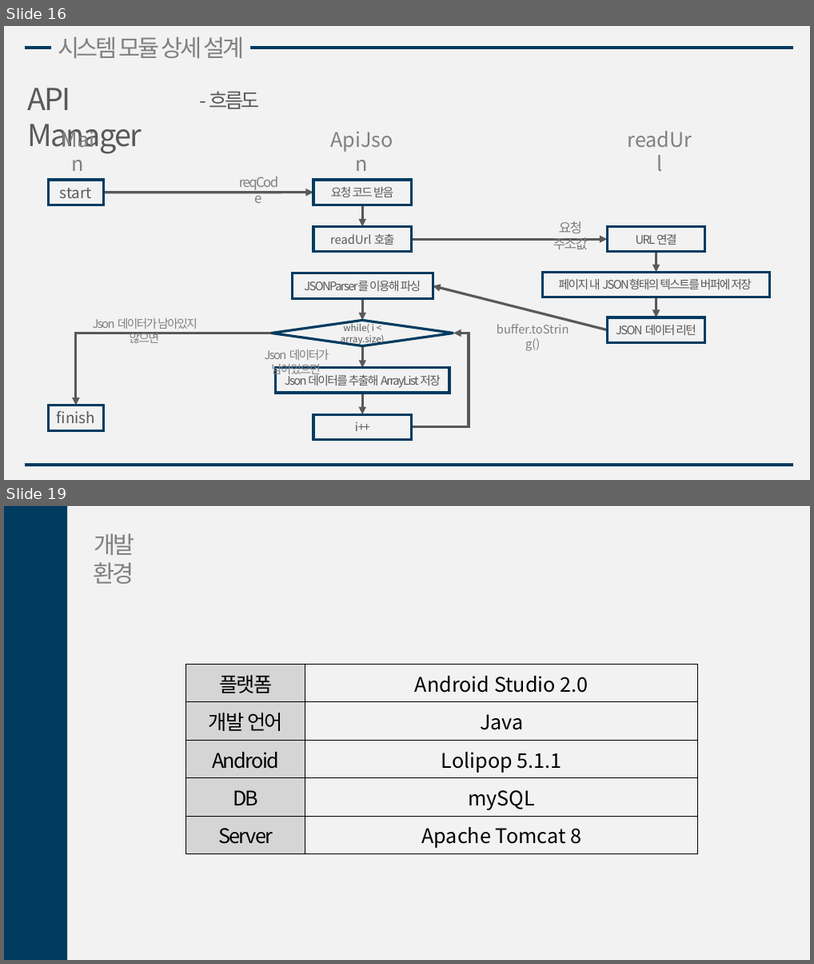
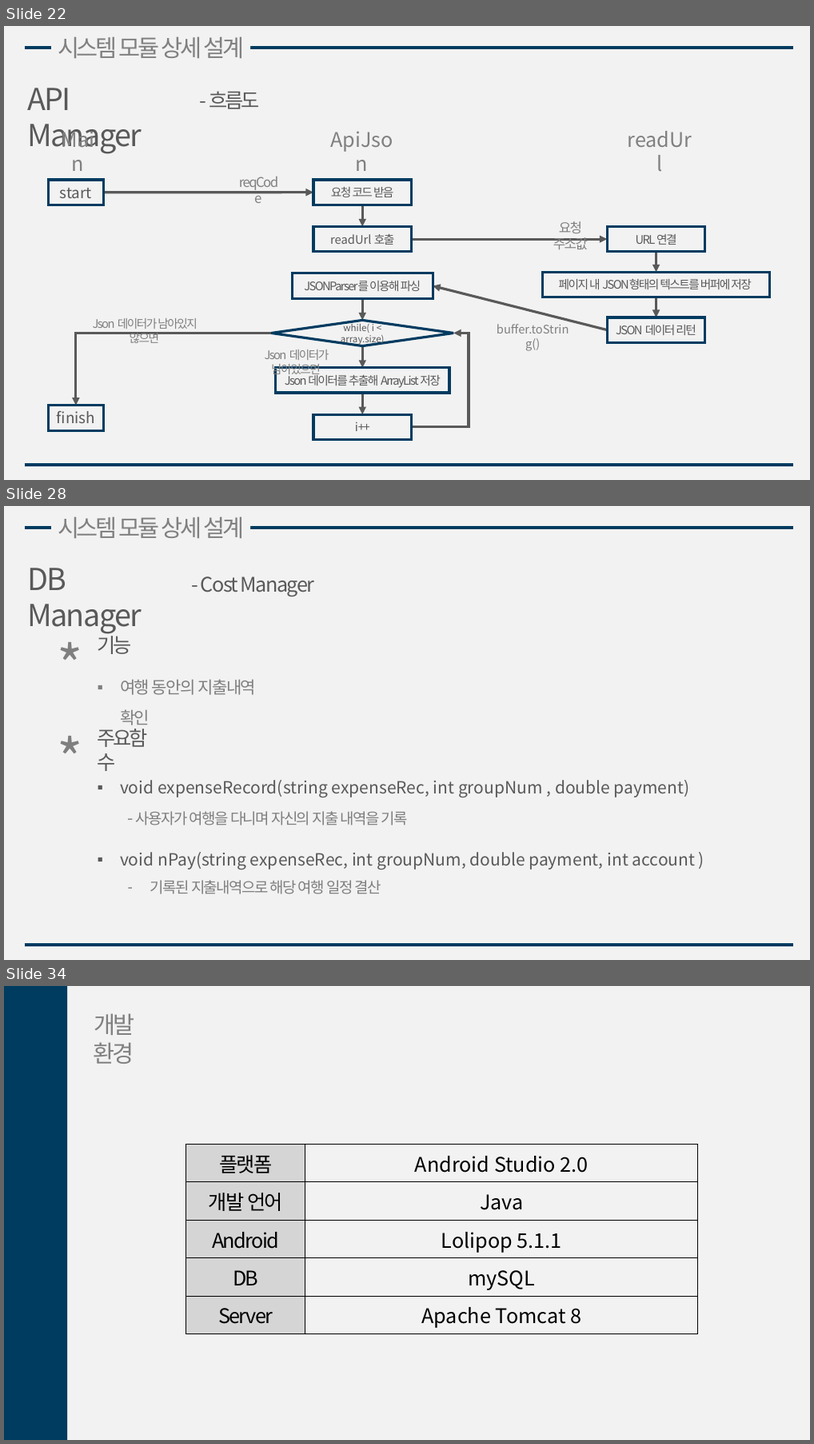
Before and after one commit to gmlrud1211/project, a slide deck: document/설계서.pptx. Shown one above the other, each under a label of ours: slides 16 and 19 before the commit, slides 22, 28 and 34 after it; the slides between them are not shown. The pictures are 814x964 and 814x1444 pixels, drawn with LibreOffice and Linux fonts; fonts in the diff are those of the drawing. Boxes give left, top, right and bottom in pixels: in the first picture for what was removed or moved away, otherwise in the second. Text is boxed around its words. In the diff, an @@ line names an element or a change of style, - is before the commit and + after.

Commit message:
2차 설계서

```diff
--- a/document/설계서.pptx
+++ b/document/설계서.pptx
@@ slide 28 added at [4,506,810,960], background #F2F2F2 @@
@@ line added from (25, 527) to (794, 527), #003B60 4 pt @@
@@ text added at [58,517,244,538], 28 pt, text #808080 @@
+시스템 모듈 상세 설계
@@ text added at [27,568,142,634], 36 pt, text #595959 @@
+DB Manager
@@ text added at [201,576,314,596], 24 pt, text #595959 @@
+- Cost Manager
@@ text added at [52,628,107,701], 66 pt, text #7F7F7F @@
+*
@@ text added at [98,632,132,654], 24 pt, text #595959 @@
+기능
@@ text added at [120,679,257,725], 20 pt, text #7F7F7F @@
+▪ 여행 동안의 지출내역 확인
@@ text added at [52,721,107,750], 66 pt, text #7F7F7F @@
+*
@@ text added at [98,724,148,771], 24 pt, text #595959 @@
+주요함수
@@ text added at [120,780,690,825], 20 pt, text #595959 @@
+▪ void expenseRecord(string expenseRec, int groupNum , double payment)
+  - 사용자가 여행을 다니며 자신의 지출 내역을 기록
@@ text added at [120,852,696,894], 20 pt, text #595959 @@
+▪ void nPay(string expenseRec, int groupNum, double payment, int account )
+  – 기록된 지출내역으로 해당 여행 일정 결산
@@ line added from (25, 944) to (794, 944), #003B60 4 pt @@
@@ what was slide 16 is now slide 22 @@
@@ what was slide 19 is now slide 34 @@
```
Also in this commit, not shown: 4 slides changed, 14 other slides added.
